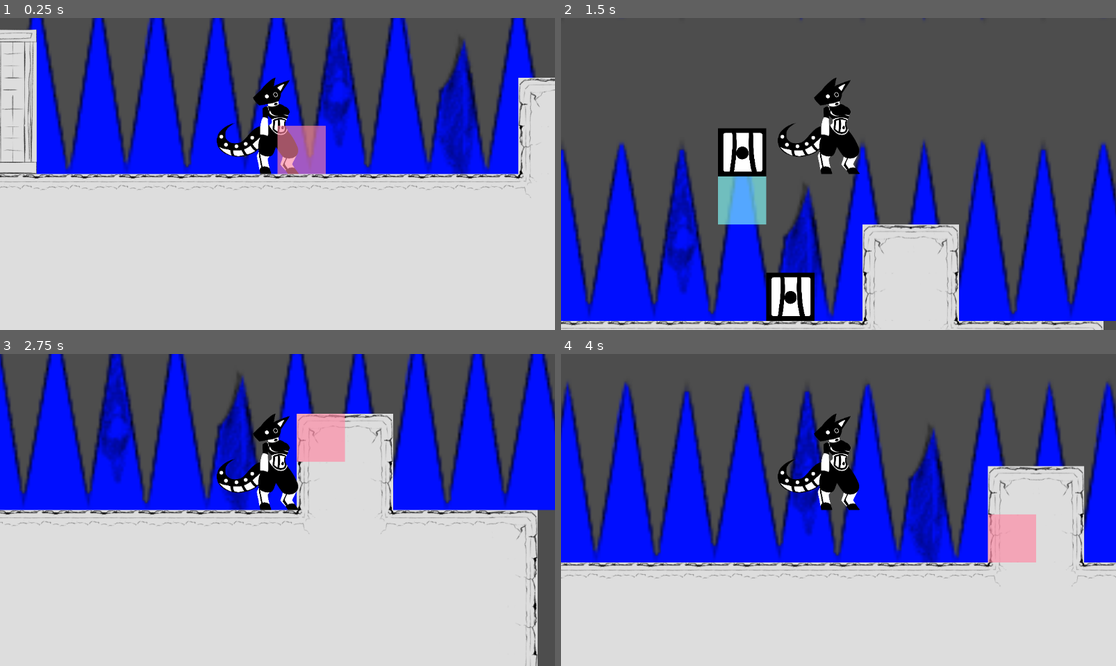
Above: before the commit, frames 1-4 (two rows, left to right).
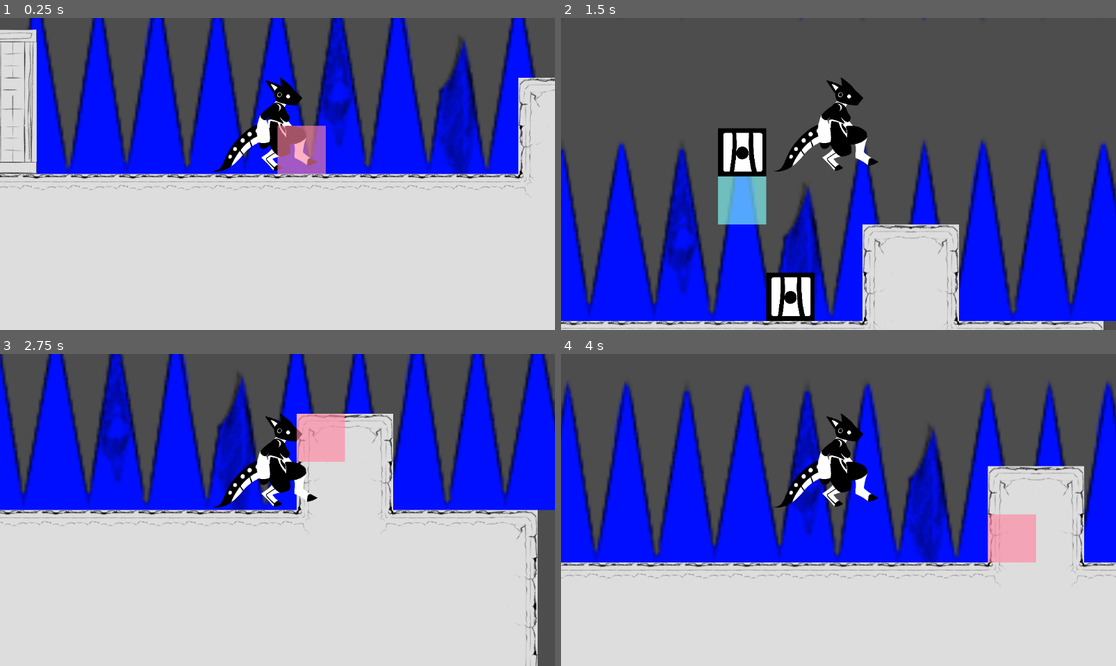
Above: after the commit, the same moments.

Repository: scales-in-git/TeamTime
Game: Godot game, scene res://Scenes/Levels/Debug/DebugLevel.tscn
Two runs of this game, one before a commit and one after it. Both use one fixed random seed, a clock stepped at 60 frames per second and the inputs below. The project has no main scene, so this scene is started directly.
Inputs (mouse positions are in pixels of both pictures, inside the frame that each line leads up to):
- Up to frame 1 (0.25 s): no input
- Up to frame 2 (1.5 s): tap Enter (ui_accept) at 0.5 s; move the mouse to (960, 158) at 0.52 s; hold D (player_right) 0.53-1.28 s; hold Right mouse button (player_block_delete) 0.53-1.28 s; click (960, 158) at 0.67 s; tap Space (player_jump) at 0.77 s; move the mouse to (727, 189) at 1.27 s; hold S from 1.28 s (still down); click (727, 189) at 1.35 s
- Up to frame 3 (2.75 s): tap Space (player_jump) at 1.52 s; move the mouse to (333, 441) at 2.02 s; release S at 2.03 s; hold D (player_right) from 2.03 s (still down); hold Q (player_delete_all) from 2.03 s (still down)
- Up to frame 4 (4 s): tap Enter (ui_accept) at 2.75 s; move the mouse to (810, 572) at 2.77 s; release D (player_right) at 2.78 s; release Q (player_delete_all) at 2.78 s; hold W 2.78-3.53 s; tap F at 2.85 s; click (810, 572) at 2.92 s; tap Space (player_jump) at 3.02, 3.77 s; move the mouse to (1005, 556) at 3.52 s; hold A (player_left) from 3.53 s (still down); hold Right mouse button (player_block_delete) from 3.53 s (still down)

The runs differ from the first frame. In frame 1, 2.0% of the frame differs, in the area x 38-58%, y 19-51%; in frame 2, 2.0%; in frame 3, 2.0%; in frame 4, 2.0%.

Commit message:
better jump sprite

Diff:
--- a/Scenes/Characters/Player/Player.tscn
+++ b/Scenes/Characters/Player/Player.tscn
@@ -32,9 +32,8 @@
 position = Vector2(0, -69.041)
 scale = Vector2(0.273973, 0.273973)
 sprite_frames = ExtResource("2_gqvyu")
-animation = &"Idle"
+animation = &"Jump"
 offset = Vector2(0, -113)
-flip_h = true
 
 [node name="Camera2D" type="Camera2D" parent="."]
 physics_interpolation_mode = 1
Binary file changed: Scenes/Characters/Player/Sprites/PlayerJump.png
